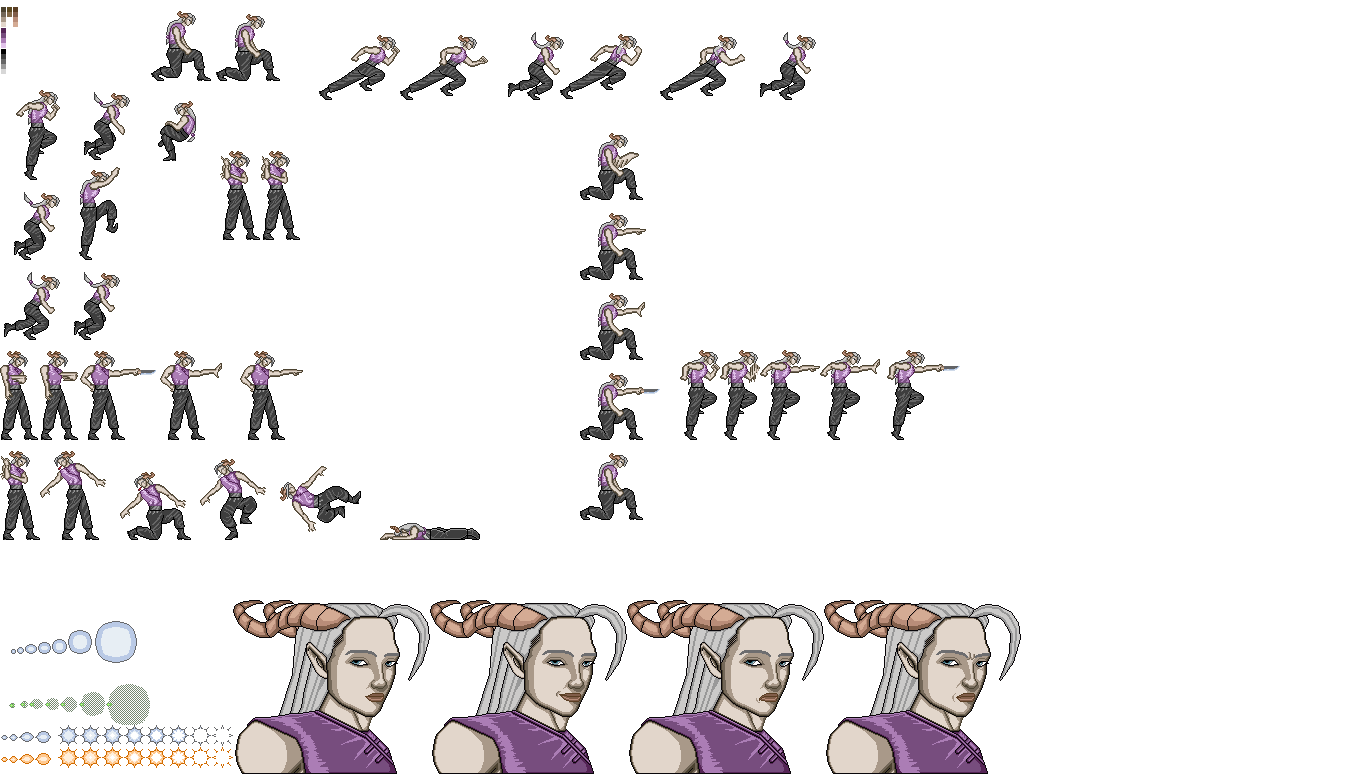
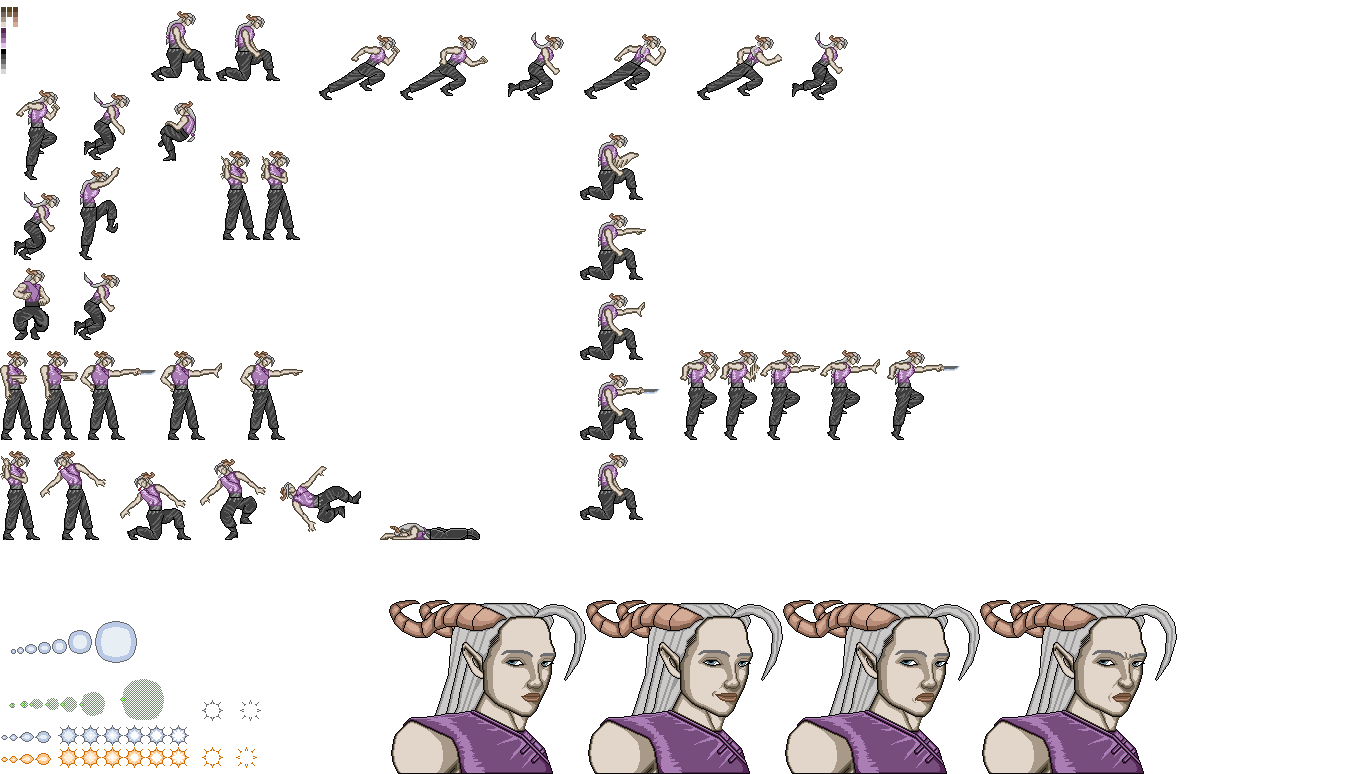
Comparing the layer stacks of the two w=1347, h=774 images. Changes:
painted on "Pintar camada 1" (1st of 3, in "Ataque" › "fire bolt") over [4, 69, 595, 340]
renamed "1" to "Pintar camada 5", moved it above "2", painted on it over [4, 239, 60, 340]
painted on "2" (4th of 4, in "Pulando") over [13, 239, 60, 320]
painted on "1" (2nd of 2, in "Correndo") over [560, 32, 848, 100]
painted on "Copiar de Pintar camada 2" (1st of 3, in "faces") over [339, 600, 851, 774]
painted on "Copiar de Pintar camada 2" (2nd of 3, in "faces") over [531, 600, 1043, 774]
painted on "Copiar de Pintar camada 2" (3rd of 3, in "faces") over [723, 600, 1177, 774]
painted on "Pintar camada 2" over [147, 600, 659, 774]
painted on "Copiar de Pintar camada 4" (1st of 3) over [106, 600, 1177, 768]
painted on "Copiar de Pintar camada 4" (2nd of 3) over [106, 704, 1144, 774]
painted on "Copiar de Pintar camada 4" (3rd of 3) over [106, 600, 1177, 774]
